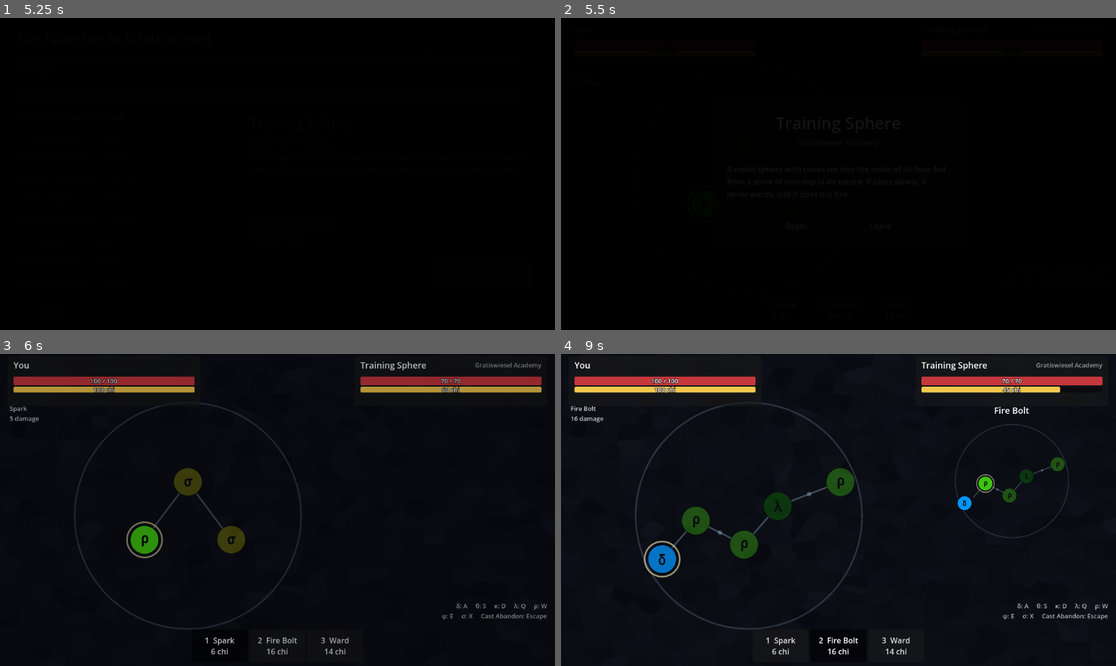
Above: before the commit, frames 1-4 (two rows, left to right).
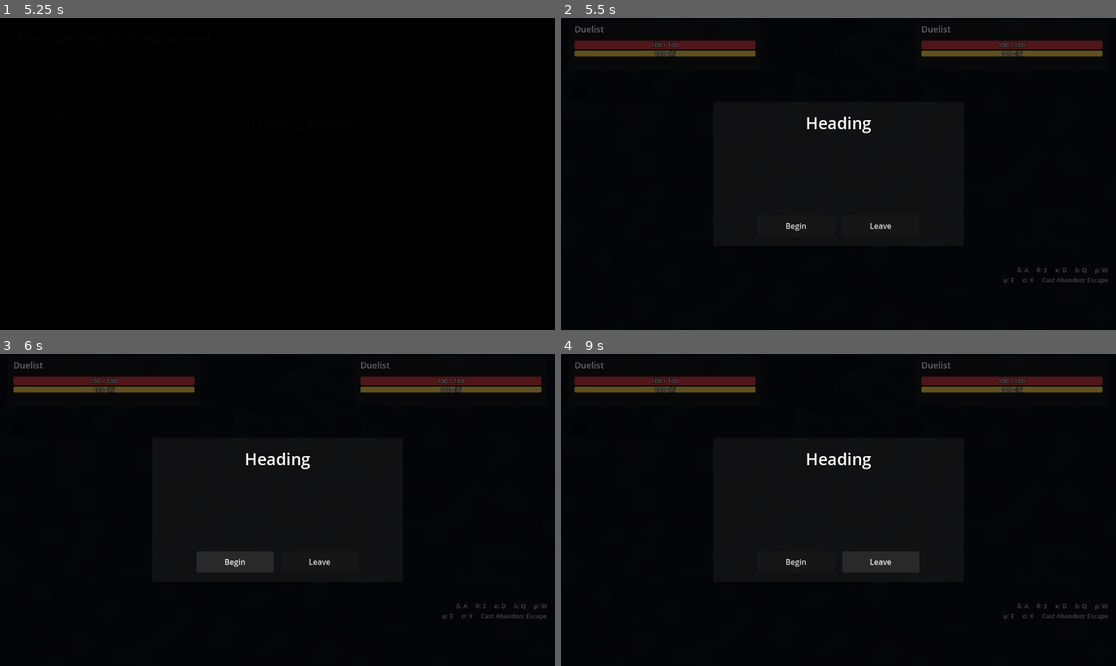
Above: after the commit, the same moments.

Repository: gamma2653/Magiteknician
Game: Godot game, scene res://magiteknician/menus/main_menu.tscn
Same seed, same stepped clock (60 frames per second), same inputs: the game is played once before the commit and once after it.
Inputs (mouse positions are in pixels of both pictures, inside the frame that each line leads up to):
- Up to frame 1 (5.25 s): click "New Game" at 0.5 s; click "New Game" at 1.25 s; click "Practice" at 2 s; click "1 Training Sphere — next" at 2.75 s; click "1 Training Sphere — next" at 3.5 s; click "Duel" at 4.25 s; click "Duel" at 5 s
- Up to frame 2 (5.5 s): no input
- Up to frame 3 (6 s): click "Begin" at 5.75 s
- Up to frame 4 (9 s): click (794, 563) at 6.5 s, where only the run after the commit has a clickable "Begin"; click (783, 647) at 7.25 s, where only the run before the commit has a clickable "1 Spark 6 chi"; click (838, 647) at 8 s, where only the run before the commit has a clickable "2 Fire Bolt 16 chi"; click (882, 563) at 8.75 s, where only the run after the commit has a clickable "Leave"

Frame 1 is identical in both runs. In frame 2, 3.8% of the frame differs, in the area x 2-99%, y 2-86%; in frame 3, 6.9%; in frame 4, 8.8%, in the area x 1-99%, y 2-97%.
Error after the commit: Parse Error: Identifier "DuelProtocol" not declared in the current scope. (res://magiteknician/engine/combat/duel.gd:143)

Commit message:
Let anything that can cast take a side in a duel
Caster is what a duel needs of whoever casts in place of a player at
the keyboard: to be begun and halted, fed time, told what its foe is
casting, and interrupted. NpcCaster is one. A duel's two casters are
now named for the side they cast for, since either may be an NPC or,
next, a player on another machine.

Co-Authored-By: Claude Fable 5.1 <noreply@anthropic.com>

Diff:
--- /dev/null
+++ b/magiteknician/engine/combat/caster.gd
@@ -0,0 +1,37 @@
+class_name Caster
+extends Node
+## Something that casts on a spell circle in place of a player at the
+## keyboard: an NPC, or a player on another machine.
+##
+## A duel does not care which. It tells a caster when to begin and when to
+## stop, feeds it time, tells it what its foe is casting, and breaks its
+## cast when an interruption lands.
+
+## The circle this caster makes its strokes on.
+var circle: SpellCircle
+## The duelist this caster casts for, and the one it casts against.
+var me: Duelist
+var foe: Duelist
+## The spell the foe is part-way through casting, if it can be seen.
+var foe_spell: Spell
+
+
+## Starts the caster casting.
+func begin() -> void:
+	pass
+
+
+## Stops the caster for good, abandoning any cast in progress.
+func halt() -> void:
+	pass
+
+
+## Breaks the cast in progress, if there is one. Returns true if a cast
+## was broken.
+func interrupt() -> bool:
+	return false
+
+
+## Lets `seconds` pass for this caster.
+func advance(_seconds: float) -> void:
+	pass
--- a/magiteknician/engine/combat/duel.gd
+++ b/magiteknician/engine/combat/duel.gd
@@ -1,6 +1,6 @@
 class_name Duel
 extends Node
-## A duel between the player and an NPC.
+## A duel between two casters.
 ##
 ## The duel owns the rules that involve both sides: chi is paid when a
 ## cast begins, a finished cast is resolved against the two duelists, and
@@ -29,11 +29,12 @@
 var opponent: Duelist
 var player_circle: SpellCircle
 var opponent_circle: SpellCircle
-var npc: NpcCaster
-## An NPC casting for the player's side, if there is one. It is how a duel
-## is played out with nobody at the keyboard: to try the balance of an
-## opponent, or to show a duel on a title screen.
-var stand_in: NpcCaster
+## Whoever casts for the opponent: an NPC, or a player on another machine.
+var opponent_caster: Caster
+## Whoever casts for the player's side, if it is not the player at the
+## keyboard. With an NPC here a duel plays itself, which is how the balance
+## of an opponent is tried.
+var player_caster: Caster
 var winner: Duelist
 ## How casts are judged when nothing is interfering. A chilled duelist is
 ## judged by a stricter copy of it.
@@ -47,21 +48,21 @@
 
 
 ## Brings the two sides together. Nothing happens until begin().
-## Pass `stand_in_` to have an NPC cast for the player's side.
+## Pass `player_caster_` to have an NPC cast for the player's side.
 func setup(
 	player_: Duelist,
 	opponent_: Duelist,
 	player_circle_: SpellCircle,
 	opponent_circle_: SpellCircle,
-	npc_: NpcCaster,
-	stand_in_: NpcCaster = null
+	opponent_caster_: Caster,
+	player_caster_: Caster = null
 ) -> void:
 	player = player_
 	opponent = opponent_
 	player_circle = player_circle_
 	opponent_circle = opponent_circle_
-	npc = npc_
-	stand_in = stand_in_
+	opponent_caster = opponent_caster_
+	player_caster = player_caster_
 
 	player_circle.accepts_input = false
 	player_circle.gate = player.can_afford
@@ -86,30 +87,30 @@
 		duelist.interrupted.connect(_on_interrupted.bind(duelist))
 		circle.cast_abandoned.connect(func (_spell): duelist.casting = null)
 
-	npc.circle = opponent_circle
-	npc.me = opponent
-	npc.foe = player
+	opponent_caster.circle = opponent_circle
+	opponent_caster.me = opponent
+	opponent_caster.foe = player
 	# The duel feeds the NPC its time, so the two never drift apart.
-	npc.set_process(false)
-
-	if stand_in != null:
+	opponent_caster.set_process(false)
+
+	if player_caster != null:
 		player_circle.show_tempo_guide = false
 		opponent_circle.cast_abandoned.connect(_on_opponent_cast_ended)
-		stand_in.circle = player_circle
-		stand_in.me = player
-		stand_in.foe = opponent
-		stand_in.set_process(false)
+		player_caster.circle = player_circle
+		player_caster.me = player
+		player_caster.foe = opponent
+		player_caster.set_process(false)
 
 
 func begin() -> void:
 	if state != State.WAITING:
 		return
 	state = State.RUNNING
-	if stand_in != null:
-		stand_in.begin()
+	if player_caster != null:
+		player_caster.begin()
 	else:
 		player_circle.accepts_input = true
-	npc.begin()
+	opponent_caster.begin()
 	began.emit()
 
 
@@ -127,13 +128,19 @@
 		escalated.emit()
 	player.advance(seconds)
 	opponent.advance(seconds)
-	npc.advance(seconds)
-	if stand_in != null and state == State.RUNNING:
-		stand_in.advance(seconds)
+	opponent_caster.advance(seconds)
+	if player_caster != null and state == State.RUNNING:
+		player_caster.advance(seconds)
 
 
 func is_over() -> bool:
 	return state == State.OVER
+
+
+## The state of the duel as a message for the other machine, on which the
+## opponent here is the player.
+func snapshot() -> Dictionary:
+	return DuelProtocol.snapshot(player, opponent, elapsed_seconds)
 
 
 ## What damage is multiplied by at this point in the duel. It is 1 for the
@@ -167,9 +174,9 @@
 
 func _on_interrupted(_spell: Spell, duelist: Duelist) -> void:
 	if duelist == opponent:
-		npc.interrupt()
-	elif stand_in != null:
-		stand_in.interrupt()
+		opponent_caster.interrupt()
+	elif player_caster != null:
+		player_caster.interrupt()
 	else:
 		player_circle.abandon()
 
@@ -180,9 +187,9 @@
 	if caster == player:
 		# What the player is casting can be read off their circle, and the
 		# NPC is allowed to read it.
-		npc.foe_spell = spell
-	elif stand_in != null:
-		stand_in.foe_spell = spell
+		opponent_caster.foe_spell = spell
+	elif player_caster != null:
+		player_caster.foe_spell = spell
 
 
 func _on_cast_refused(spell: Spell, caster: Duelist) -> void:
@@ -190,12 +197,12 @@
 
 
 func _on_player_cast_ended(_spell: Spell) -> void:
-	npc.foe_spell = null
+	opponent_caster.foe_spell = null
 
 
 func _on_opponent_cast_ended(_spell: Spell) -> void:
-	if stand_in != null:
-		stand_in.foe_spell = null
+	if player_caster != null:
+		player_caster.foe_spell = null
 
 
 func _on_cast_finished(spell: Spell, result: CastResult, caster: Duelist, target: Duelist) -> void:
@@ -203,10 +210,10 @@
 	if state != State.RUNNING:
 		return
 	if caster == player:
-		npc.foe_spell = null
+		opponent_caster.foe_spell = null
 		player_casts.append(result)
-	elif stand_in != null:
-		stand_in.foe_spell = null
+	elif player_caster != null:
+		player_caster.foe_spell = null
 	var outcome := SpellResolver.resolve(spell, result, caster, target, damage_scale())
 	outcomes.append(outcome)
 	spell_resolved.emit(outcome)
@@ -219,9 +226,9 @@
 func _finish(winner_: Duelist, loser: Duelist) -> void:
 	state = State.OVER
 	winner = winner_
-	npc.halt()
-	if stand_in != null:
-		stand_in.halt()
+	opponent_caster.halt()
+	if player_caster != null:
+		player_caster.halt()
 	player_circle.accepts_input = false
 	player_circle.abandon()
 	finished.emit(winner, loser)
--- a/magiteknician/engine/combat/npc_caster.gd
+++ b/magiteknician/engine/combat/npc_caster.gd
@@ -1,5 +1,5 @@
 class_name NpcCaster
-extends Node
+extends Caster
 ## Casts spells for an NPC by making strokes on a spell circle.
 ##
 ## The NPC goes round a loop: think for a moment, choose a spell, draw up
@@ -14,13 +14,8 @@
 ## Where a stray stroke is aimed: well clear of any rune.
 const STRAY_LOCATION := Vector2(0, Spell.CIRCLE_RADIUS * 3.0)
 
-var circle: SpellCircle
 var profile: CasterProfile = CasterProfile.new()
-var me: Duelist
-var foe: Duelist
 var rng := RandomNumberGenerator.new()
-## The spell the foe is part-way through casting, if the NPC can see one.
-var foe_spell: Spell
 
 var state: State = State.IDLE
 var plan: CastPlan
Not shown, added: magiteknician/engine/combat/caster.gd.uid
